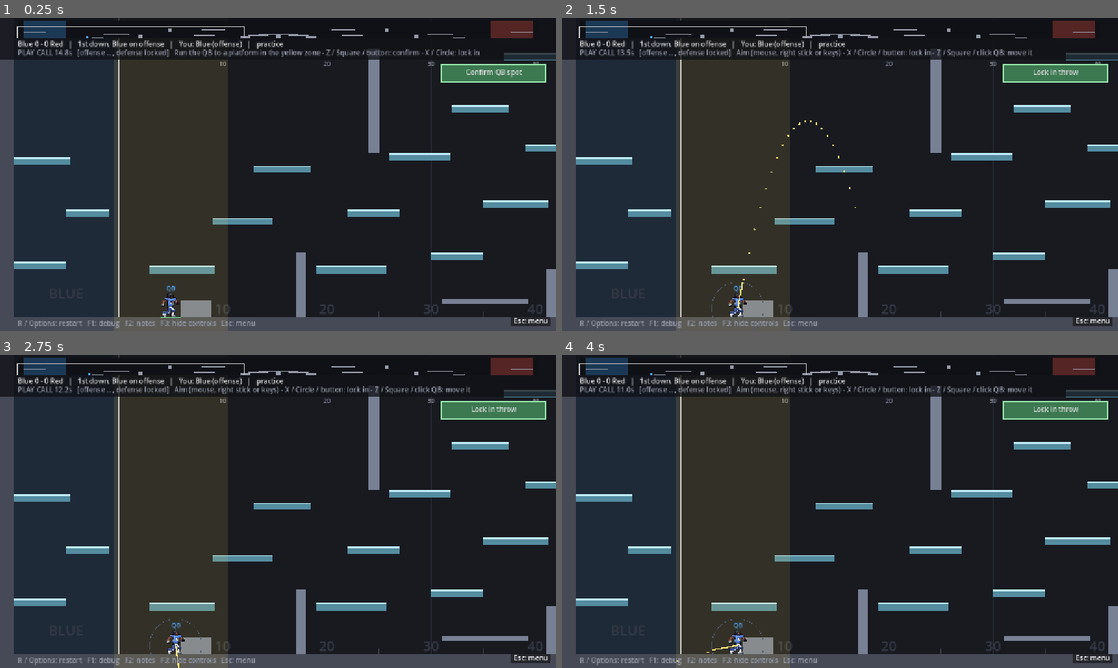
Above: before the commit, frames 1-4 (two rows, left to right).
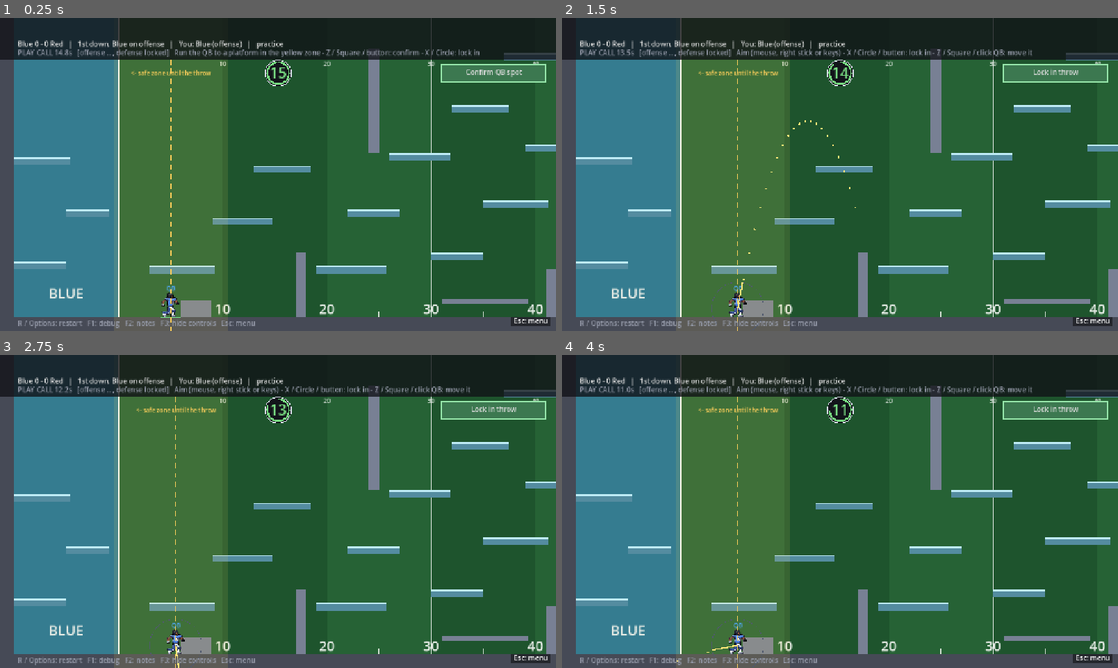
Above: after the commit, the same moments.

Repository: Pratul-Saini/ballbrawlla
Game: Godot game, scene res://scenes/match.tscn
The game is run twice, just before and just after one commit, with the same random seed, the same clock (stepped at 60 frames per second) and the same inputs. This scene is started directly instead of the project's main scene.
Inputs (mouse positions are in pixels of both pictures, inside the frame that each line leads up to):
- Up to frame 1 (0.25 s): no input
- Up to frame 2 (1.5 s): tap Enter at 0.5 s; move the mouse to (962, 158) at 0.52 s; hold Right 0.53-1.25 s; tap Z at 0.6 s; click (962, 158) at 0.67 s; tap Space at 0.77, 1.25 s; drag from (728, 190) to (812, 237) at 1.27 s
- Up to frame 3 (2.75 s): tap Enter at 2 s; move the mouse to (333, 442) at 2.02 s; hold Right from 2.03 s (still down); tap F at 2.1 s
- Up to frame 4 (4 s): release Right at 2.75 s; tap Space at 2.75, 3.77 s; drag from (812, 574) to (673, 464) at 2.77 s; tap Enter at 3.5 s; move the mouse to (1006, 558) at 3.52 s; hold Left from 3.53 s (still down); tap V at 3.6 s

The runs differ from the first frame. In frame 1, 76% of the frame differs, in the area x 2-100%, y 0-100%; in frame 2, 75%; in frame 3, 76%; in frame 4, 75%.

Commit message:
feat: football-field look, offense enemy radar, defense minimap, and a game clock
A rendering/HUD overhaul for the match screen:

- Field: green turf with mowed 10-yard stripes, white chalk lines and yard
  numbers, and end zones tinted in each team's color to match the player sprites
  (render/field_markers.py, render/renderer.py BG).
- Offense gets no minimap; instead a subtle radial indicator around the player
  you control points at the Defender and spirals inward / reddens as it closes
  in — the only read on where the enemy is (_draw_enemy_radar).
- Defense keeps the minimap but the ball is never drawn on it — only the QB, WR
  and Defender (_draw_minimap show_ball). Local 2-player keeps the full minimap.
- A round game clock, top-center, counts down the active timer (play call, throw
  or loose ball) with a ring draining green -> red (_draw_clock).
- Wires the safe-zone line (from the previous commit) onto the play-call and
  pre-throw screens (_draw_safe_zone).
- Godot port (match_renderer.gd) mirrors all of it, merged with the new sprites.

Co-Authored-By: Claude Opus 4.8 <noreply@anthropic.com>

Diff:
--- a/godot/scripts/match_renderer.gd
+++ b/godot/scripts/match_renderer.gd
@@ -14,7 +14,7 @@
 static func c8(r: int, g: int, b: int, a: int = 255) -> Color:
 	return Color(r / 255.0, g / 255.0, b / 255.0, a / 255.0)
 
-var BG := c8(24, 26, 32)
+var BG := c8(30, 84, 45)          # grass green; field markings paint mowed stripes over it
 var BOUND := c8(70, 74, 86)
 var PLATFORM := c8(120, 128, 148)
 var THIN_FILL := c8(84, 140, 160)
@@ -27,6 +27,7 @@
 var QB_REGION := c8(255, 220, 90)
 var SPOT_OK := c8(120, 230, 140)
 var SPOT_BAD := c8(240, 90, 90)
+var SAFE_ZONE := c8(250, 205, 90)   # QB's line: the Defender can't cross it until the throw
 var BANNER := c8(255, 240, 180)
 var DIM := c8(150, 155, 170)
 var BUTTON := c8(60, 120, 80)
@@ -35,13 +36,25 @@
 var BUTTON_OFF_EDGE := c8(110, 114, 126)
 var HUD_BAND := c8(16, 17, 22, 200)
 var TEAM_COLORS := [c8(80, 170, 255), c8(255, 110, 110)]
-var YARD_LINE := c8(44, 48, 58)
-var MIDFIELD_LINE := c8(70, 76, 92)
-var GOAL_LINE := c8(200, 200, 210)
-var YARD_TICK := c8(56, 60, 72)
-var LABEL := c8(150, 155, 170)
-var FLOOR_PAINT := c8(52, 56, 68)
-const END_ZONE_ALPHA := 28
+# Football field: green turf with mowed stripes, white chalk lines, team-colored end zones.
+var GRASS_DARK := c8(30, 84, 45)
+var GRASS_LIGHT := c8(38, 98, 53)
+var YARD_LINE := c8(236, 240, 236)
+var MIDFIELD_LINE := c8(255, 255, 255)
+var GOAL_LINE := c8(255, 255, 255)
+var YARD_TICK := c8(210, 222, 210)
+var LABEL := c8(236, 240, 236)
+var FLOOR_PAINT := c8(228, 234, 228)
+const END_ZONE_ALPHA := 120
+# Offense's enemy radar and the game clock.
+var RADAR_FAR := c8(236, 206, 92)
+var RADAR_NEAR := c8(242, 72, 72)
+var CLOCK_FACE := c8(18, 20, 26)
+var CLOCK_RIM := c8(214, 220, 230)
+var CLOCK_TICK := c8(96, 102, 118)
+var CLOCK_GOOD := c8(120, 220, 130)
+var CLOCK_WARN := c8(245, 215, 90)
+var CLOCK_LOW := c8(240, 90, 90)
 const THIN_EDGE_HEIGHT := 3.0
 const MINIMAP_H := 40.0
 const AIM_RING_RADIUS := 60.0
@@ -208,7 +221,13 @@
 		_draw_play_call(view)
 	if view.has("actors"):
 		_draw_actors(view)
+	if view.has("safe_zone_x"):
+		_draw_safe_zone(view["safe_zone_x"], Teams.attack_dir(int(view["offense"])))
+	# Offense has no minimap: a radial indicator shows where the enemy is and how close.
+	if not view.get("local", false) and view.get("side", "") == "offense" and (phase == "pre_throw" or phase == "live"):
+		_draw_enemy_radar(view)
 	_draw_hud(view, fps, status, controls)
+	_draw_clock(view)
 	if not invite.is_empty() and phase == "waiting":
 		_draw_invite(invite)
 
@@ -269,6 +288,16 @@
 	var f = field
 	var floor_sy: float = (f.floor_y() - cam.y) * zoom
 	var ez_w: float = f.end_zone_px * zoom
+	# Mowed turf: alternating light/dark bands every 10 yards, across the whole field and both end zones.
+	var ez_yards := int(round(t.end_zone_yards))
+	var yd := -ez_yards
+	while yd < int(t.field_yards) + ez_yards:
+		var bx0: float = (f.x_at(Teams.LEFT, yd) - cam.x) * zoom
+		var bx1: float = (f.x_at(Teams.LEFT, yd + 10) - cam.x) * zoom
+		if bx1 >= 0.0 and bx0 <= size.x:
+			var band: Color = GRASS_LIGHT if (int(floor(yd / 10.0)) % 2) == 0 else GRASS_DARK
+			ci.draw_rect(Rect2(bx0, 0.0, bx1 - bx0 + 1.0, size.y), band)
+		yd += 10
 	# End zones, tinted in the defending team's colour, with the team name painted on the floor.
 	for team in [Teams.LEFT, Teams.RIGHT]:
 		var x0: float = f.goal_line_x(team) - (f.end_zone_px if team == Teams.LEFT else 0.0)
@@ -387,6 +416,17 @@
 		_draw_aim(qb[0], qb[1] - call.get("qb_h", h) / 2.0, call["aim"][0], call["aim"][1])
 
 ## Green bar under the player if it's standing somewhere it can lock in; otherwise a red box.
+## The QB's yard line during the play call and pre-throw: a dashed line the Defender can't cross into the
+## offense's half until the ball is thrown.
+func _draw_safe_zone(x: float, offense_dir: int) -> void:
+	var sx: float = _w(x, 0.0).x
+	var y: float = hud_h
+	while y < size.y:
+		ci.draw_line(Vector2(sx, y), Vector2(sx, minf(y + 12.0, size.y)), SAFE_ZONE, 2.0)
+		y += 22.0
+	var label := "<- safe zone until the throw" if offense_dir > 0 else "safe zone until the throw ->"
+	_text(label, Vector2(sx, hud_h + 26.0), SAFE_ZONE, 14, true)
+
 func _draw_spot_marker(ok: bool, feet: Array, p_h: float) -> void:
 	var w: float = t.player_width
 	var h: float = p_h if p_h > 0.0 else t.player_height
@@ -452,7 +492,7 @@
 
 # ------------------------------------------------------------ HUD
 
-func _draw_minimap(view: Dictionary) -> void:
+func _draw_minimap(view: Dictionary, show_ball: bool = true) -> void:
 	var x0 := 40.0
 	var y0 := 6.0
 	var w := size.x - 80.0
@@ -477,13 +517,76 @@
 			_dot(x0, y0, sx, sy, call["def"][0], call["def"][1] - 20.0, _team_color(1 - int(view["offense"])), 3.0)
 	for a in view.get("actors", []):
 		_dot(x0, y0, sx, sy, a["x"] + a["w"] / 2.0, a["y"] + a["h"] / 2.0, _team_color(a["team"]), 3.0)
-	if view.has("ball"):
+	if show_ball and view.has("ball"):
 		_dot(x0, y0, sx, sy, view["ball"]["x"], view["ball"]["y"], BALL, 2.0)
 	var ws := world_size()
 	_rect_outline(Rect2(x0 + cam.x * sx, y0 + cam.y * sy, ws.x * sx, ws.y * sy), c8(200, 200, 200), 1.0)
 
 func _dot(x0: float, y0: float, sx: float, sy: float, x: float, y: float, color: Color, rad: float) -> void:
 	ci.draw_circle(Vector2(x0 + x * sx, y0 + y * sy), rad, color)
+
+## Offense's only read on the enemy: a blip around the player you control that points toward the Defender and
+## spirals inward (and reddens) as it closes in.
+func _draw_enemy_radar(view: Dictionary) -> void:
+	var me = null
+	var enemy = null
+	for a in view.get("actors", []):
+		if a["role"] == "DEF":
+			enemy = a
+		elif a["role"] == "WR" and int(a["team"]) == int(view["team"]):
+			me = a
+	if me == null or enemy == null:
+		return
+	var mc := Vector2(me["x"] + me["w"] / 2.0, me["y"] + me["h"] / 2.0)
+	var ec := Vector2(enemy["x"] + enemy["w"] / 2.0, enemy["y"] + enemy["h"] / 2.0)
+	var d := ec - mc
+	var dist := d.length()
+	if dist < 1.0:
+		return
+	var close: float = clampf(1.0 - dist / field.yard_px / 60.0, 0.0, 1.0)
+	var c := _w(mc.x, mc.y)
+	var u := d / dist
+	var radius := 84.0 - 48.0 * close
+	var color := RADAR_FAR.lerp(RADAR_NEAR, close)
+	ci.draw_arc(c, radius, 0.0, TAU, 40, Color(color.r, color.g, color.b, 0.18), 1.0)
+	var mk := c + u * radius
+	var s := 7.0 + 7.0 * close
+	var perp := Vector2(-u.y, u.x)
+	var tri := PackedVector2Array([mk + u * s, mk - u * s * 0.5 + perp * s * 0.7, mk - u * s * 0.5 - perp * s * 0.7])
+	ci.draw_colored_polygon(tri, color)
+	if close > 0.6:
+		ci.draw_line(c, mk, color, 1.0)
+
+## A round game clock, top-center, for whichever countdown is running (play call, throw timer, or a loose-ball count).
+func _draw_clock(view: Dictionary) -> void:
+	if view.get("timer") == null:
+		return
+	var timer: float = view["timer"]
+	var phase: String = view["phase"]
+	var tmax := 0.0
+	if phase == "play_call":
+		tmax = t.play_call_seconds
+	elif phase == "pre_throw":
+		tmax = t.pre_throw_seconds
+	elif phase == "live":
+		tmax = t.loose_ball_seconds
+	else:
+		return
+	var frac: float = clampf(timer / tmax, 0.0, 1.0) if tmax > 0.0 else 0.0
+	var center := Vector2(size.x / 2.0, hud_h + 32.0)
+	var r := 30.0
+	ci.draw_circle(center, r, CLOCK_FACE)
+	ci.draw_arc(center, r, 0.0, TAU, 40, CLOCK_RIM, 2.0)
+	for i in 12:
+		var a := deg_to_rad(i * 30.0)
+		var dv := Vector2(cos(a), sin(a))
+		ci.draw_line(center + dv * (r - 4.0), center + dv * (r - 1.0), CLOCK_TICK, 1.0)
+	var color := CLOCK_GOOD if frac > 0.5 else (CLOCK_WARN if frac > 0.25 else CLOCK_LOW)
+	if frac > 0.0:
+		ci.draw_arc(center, r - 5.0, -PI / 2.0, -PI / 2.0 + frac * TAU, 48, color, 4.0)
+	var secs: int = maxi(0, int(ceil(timer - 1e-6)))
+	var label := ("%d:%02d" % [secs / 60, secs % 60]) if secs >= 60 else str(secs)
+	_text(label, Vector2(center.x, center.y - 16.0), color, 34, true)
 
 func _draw_hud(view: Dictionary, fps: float, status: String, controls: String) -> void:
 	var local: bool = bool(view.get("local", false))
@@ -499,7 +602,12 @@
 			hints = [h]
 	hud_h = MINIMAP_H + 34.0 + 20.0 * maxi(1, hints.size())
 	ci.draw_rect(Rect2(0, 0, size.x, hud_h), HUD_BAND)
-	_draw_minimap(view)
+	# Minimap: the defense gets one (but never the ball); the offense gets none
+	# (it reads the enemy off the radial indicator instead). Local play shows all.
+	if local:
+		_draw_minimap(view, true)
+	elif view["side"] == "defense":
+		_draw_minimap(view, false)
 	var score: Array = view["score"]
 	var top := MINIMAP_H + 12.0
 	var line := "Blue %d - %d Red   |   %s down, %s on offense" % [score[0], score[1], _ordinal(view["down"]), Teams.display(off)]
Not shown, changed: gameplay-rules.md
